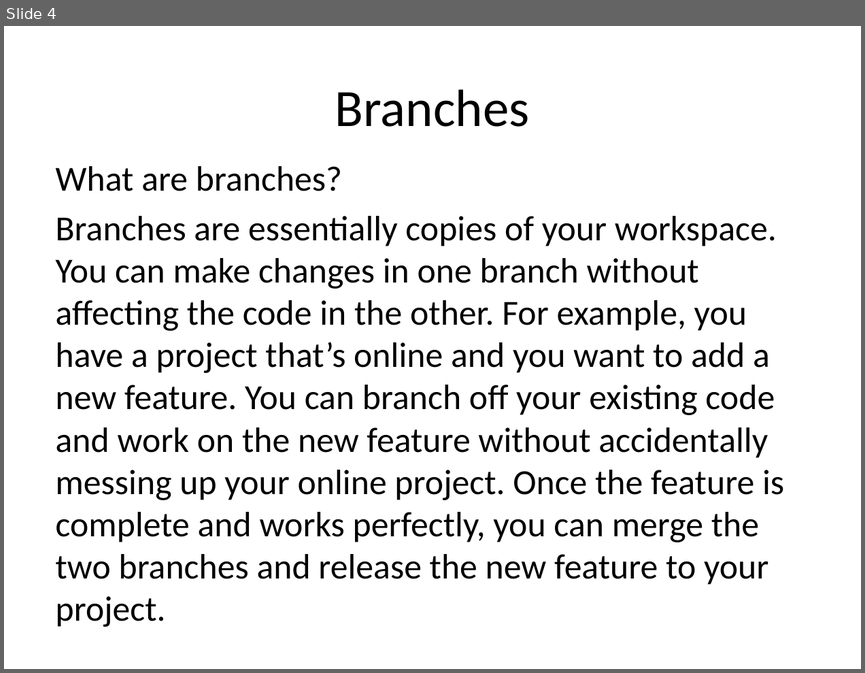
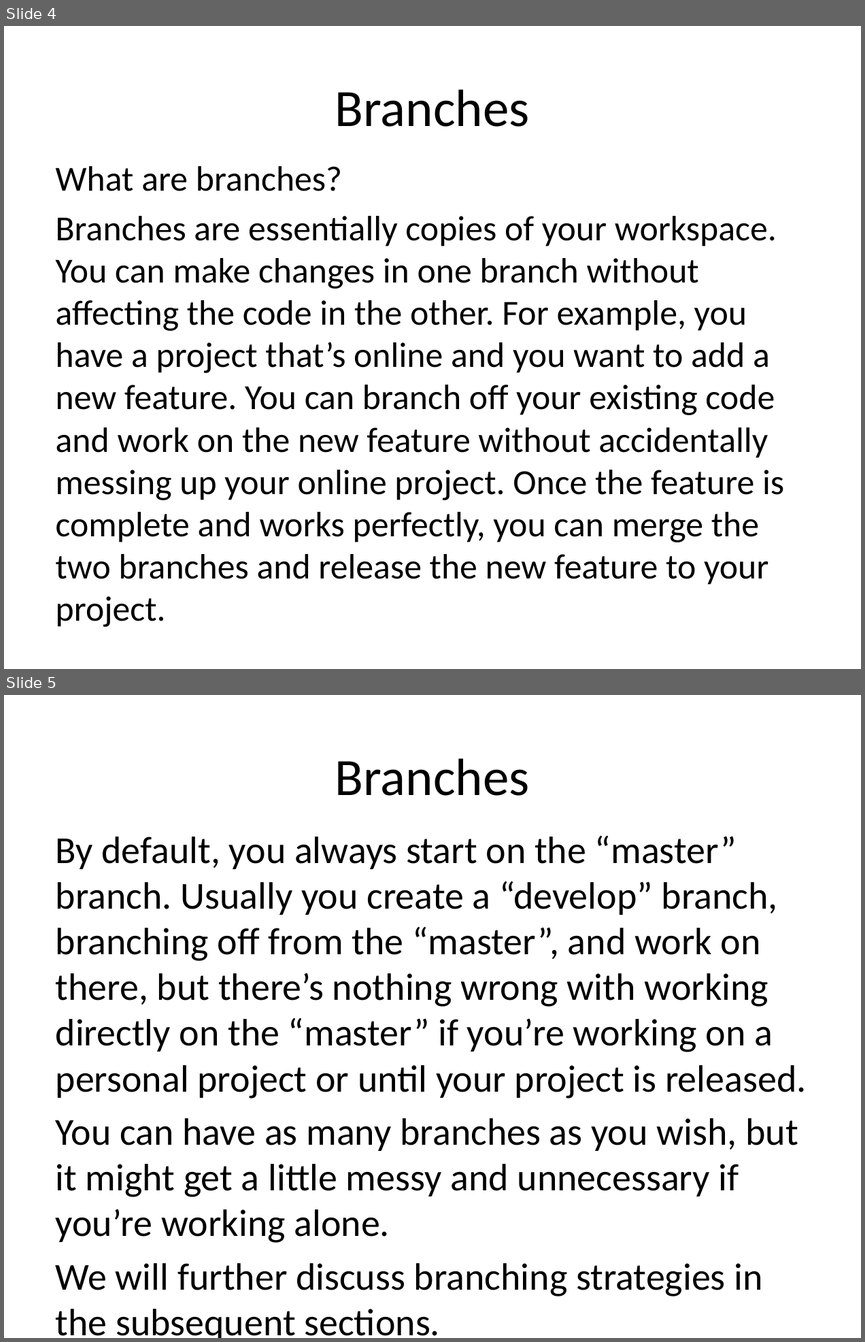
Before and after one commit to JaceTan/programming-notes, a slide deck: Branches and Tags.pptx. Shown one above the other, each under a label of ours: slide 4 before the commit, slides 4 and 5 after it. The pictures are 865x673 and 865x1342 pixels, drawn with LibreOffice and Linux fonts; fonts in the diff are those of the drawing. Boxes give left, top, right and bottom in pixels: in the first picture for what was removed or moved away, otherwise in the second. Text is boxed around its words. In the diff, an @@ line names an element or a change of style, - is before the commit and + after.

Commit message:
finished Branches and Tags

```diff
--- a/Branches and Tags.pptx
+++ b/Branches and Tags.pptx
@@ slide 5 added at box(4, 695, 861, 1338), background #FFFFFF @@
@@ title added at box(335, 758, 530, 796), 44 pt, text #000000 @@
+Branches
@@ text added at box(56, 835, 806, 1338), 32 pt, text #000000 @@
+By default, you always start on the “master” branch. Usually you create a “develop” branch, branching off from the “master”, and work on there, but there’s nothing wrong with working directly on the “master” if you’re working on a personal project or until your project is released.
+You can have as many branches as you wish, but it might get a little messy and unnecessary if you’re working alone.
+We will further discuss branching strategies in the subsequent sections.
```
Also in this commit, not shown: 1 slide changed, 3 other slides added, 2 slides removed.
